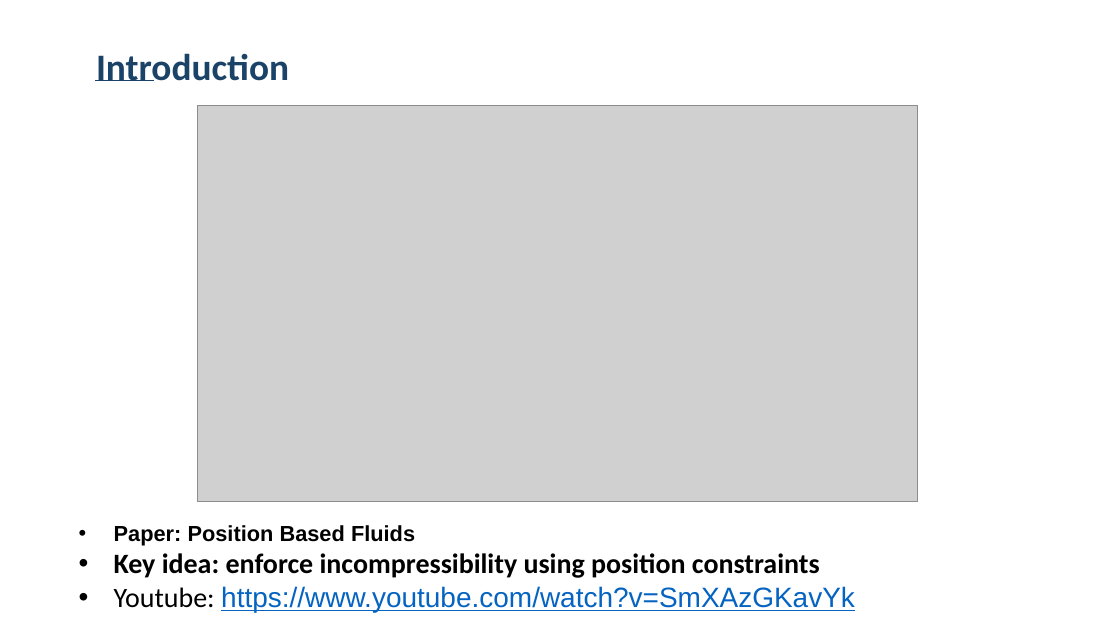
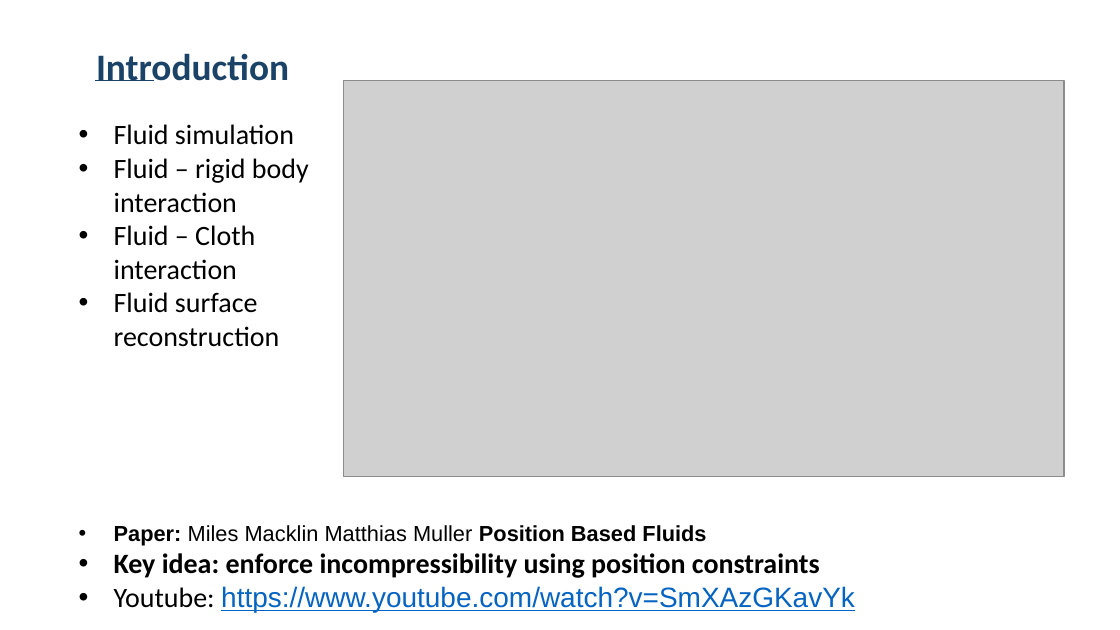
Before and after one commit to YakaAhSon/PositionBasedFluidSimulation, a slide deck: slide 2 of PositionBasedFluidSimulation.pptx. Drawn at 1120x630 pixels with LibreOffice and Linux fonts; fonts in the diff are those of the drawing; grey boxes stand for pictures; background and template pictures are left out. Boxes give left, top, right and bottom in pixels: in the first picture for what was removed or moved away, otherwise in the second. Text is boxed around its words. In the diff, an @@ line names an element or a change of style, - is before the commit and + after.

Commit message:
presentation

```diff
--- a/PositionBasedFluidSimulation.pptx
+++ b/PositionBasedFluidSimulation.pptx
@@ picture: place and size @@
-picture at [197, 105, 917, 502]
+picture at [344, 81, 1064, 477]
@@ text added at [114, 124, 309, 347], 18 pt, text #000000 @@
+• Fluid simulation
+• Fluid – rigid body interaction
+• Fluid – Cloth interaction
+• Fluid surface reconstruction
@@ text at [114, 525, 706, 546]: text changed; bold off @@
-• Paper: Position Based Fluids
+• Paper: Miles Macklin Matthias Muller Position Based Fluids
```
Also in this commit, not shown: 2 slides added, 1 slide removed, 1 other file.
